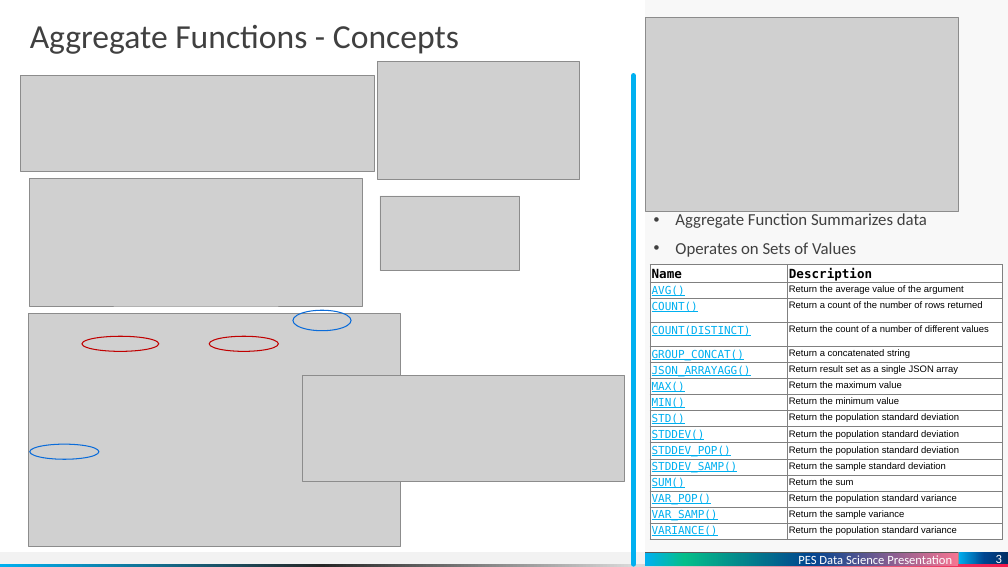
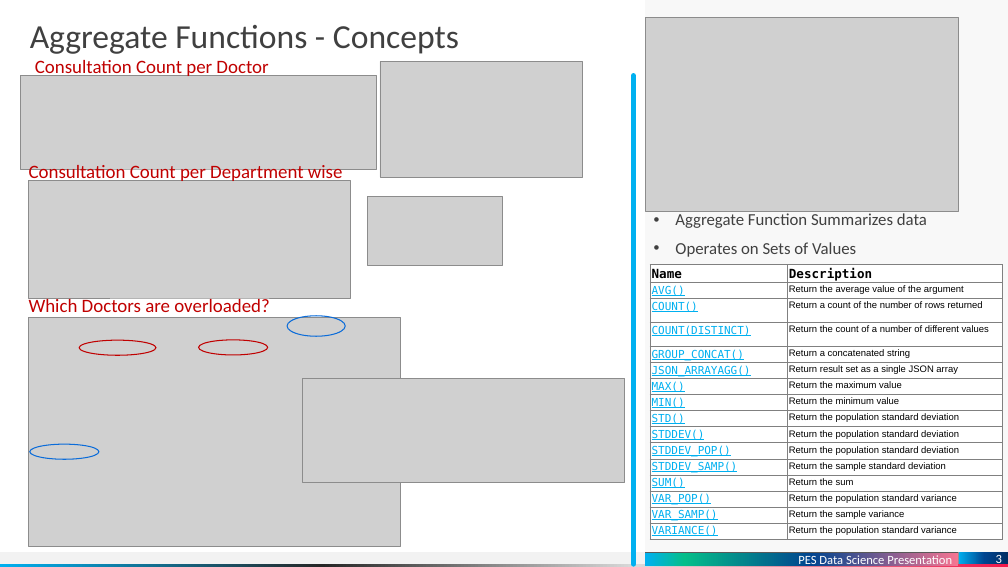
Before and after one commit to dinuthomas/pesmtech, a slide deck: slide 3 of presentation/medicine.pptx. Drawn at 1008x567 pixels with LibreOffice and Linux fonts; fonts in the diff are those of the drawing; grey boxes stand for pictures. Boxes give left, top, right and bottom in pixels: in the first picture for what was removed or moved away, otherwise in the second. Text is boxed around its words. In the diff, an @@ line names an element or a change of style, - is before the commit and + after.

Commit message:
Updated the ppt 	modified:   presentation/medicine.pptx

```diff
--- a/presentation/medicine.pptx
+++ b/presentation/medicine.pptx
@@ text added at [35, 60, 268, 78], 18 pt, text #C00000 @@
+Consultation Count per Doctor
@@ picture: place and size @@
-picture at [377, 62, 578, 179]
+picture at [380, 62, 583, 178]
@@ text added at [29, 165, 343, 181], 18 pt, text #C00000 @@
+Consultation Count per Department wise
@@ picture: place and size @@
-picture at [29, 178, 362, 306]
+picture at [29, 181, 351, 298]
@@ picture: place and size @@
-picture at [380, 196, 520, 271]
+picture at [368, 197, 503, 265]
@@ text added at [29, 297, 270, 318], 18 pt, text #C00000 @@
+Which Doctors are overloaded?
@@ picture: place and size @@
-picture at [29, 314, 400, 547]
+picture at [29, 318, 400, 546]
@@ ellipse: place and size @@
-ellipse at [293, 310, 351, 330]
+ellipse at [287, 316, 346, 337]
@@ ellipse: place and size @@
-ellipse at [209, 337, 278, 352]
+ellipse at [199, 340, 268, 355]
```
Also in this commit, not shown: 5 other slides changed.
